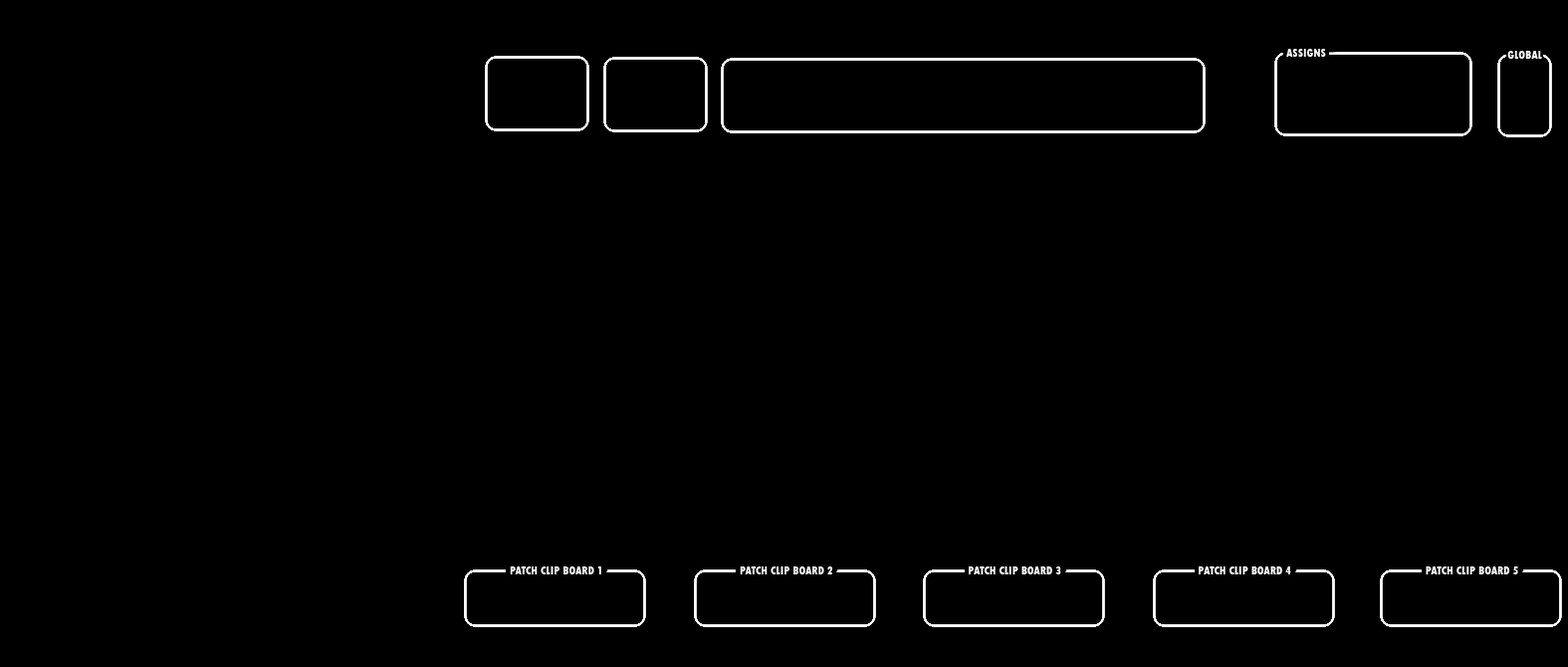
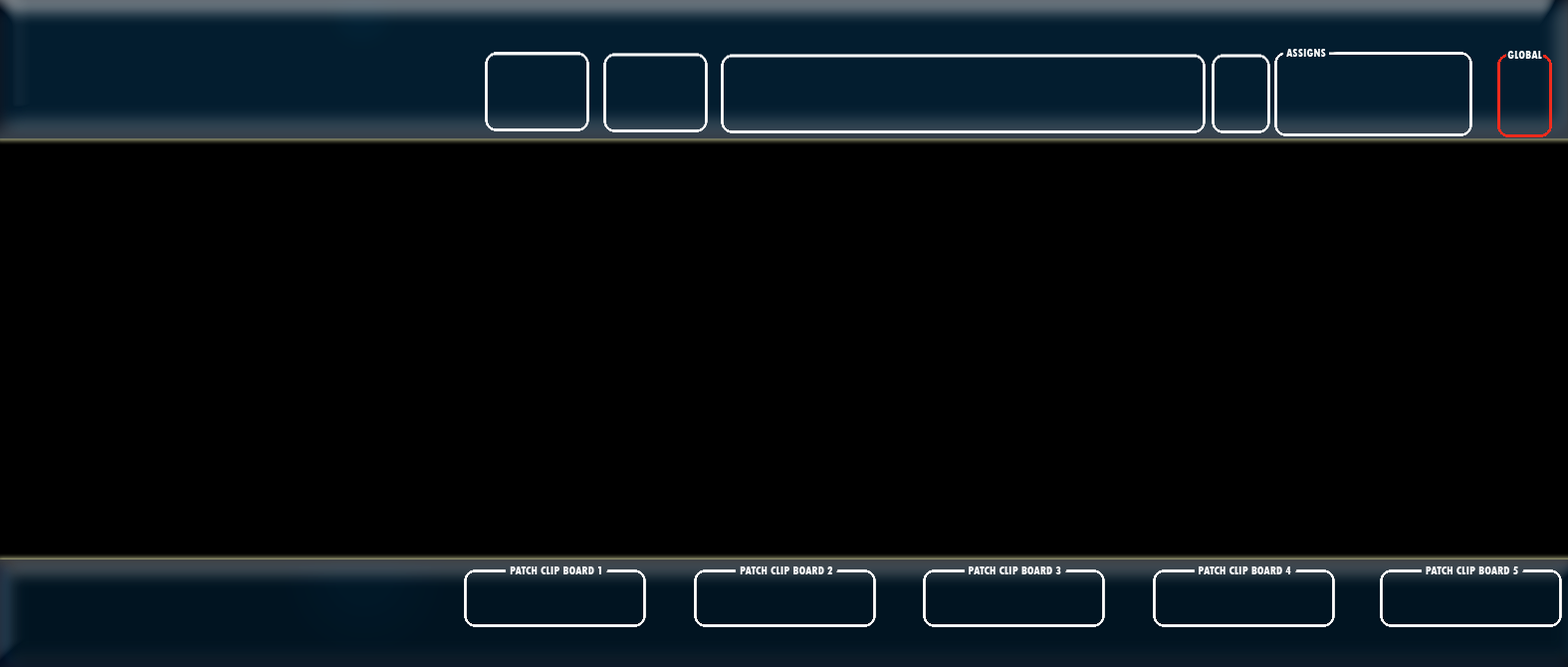
Layers edited between the first and the second 1568px x 667px image:
renamed "GLOBAL" to "Layer 1", painted on it over [463, 48, 1563, 628]
added layer "Shape 2" (83%) above "Shape 3" over [0, 559, 1568, 667]
added layer "Shape 1" (81%) above "Raster 2" over [0, 0, 1568, 140]
